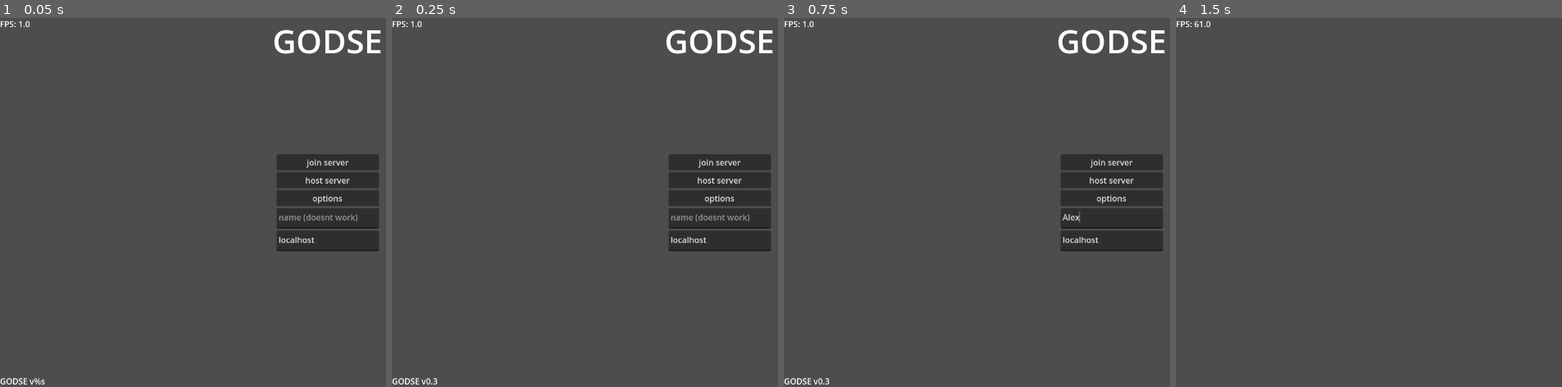
Above: before the commit, frames 1-4 (left to right).
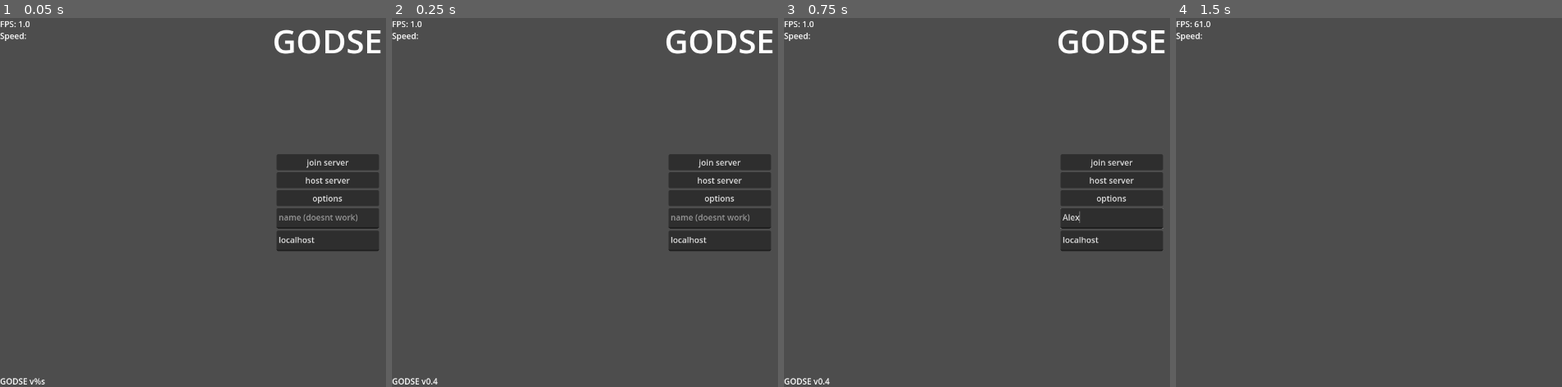
Above: after the commit, the same moments.

Repository: remidu64/GODSE
Game: Godot game, scene res://scenes/State-MainMenuState.tscn
The game is run twice, just before and just after one commit, with the same random seed, the same clock (stepped at 60 frames per second) and the same inputs.
Inputs (mouse positions are in pixels of both pictures, inside the frame that each line leads up to):
- Up to frame 1 (0.05 s): no input
- Up to frame 2 (0.25 s): no input
- Up to frame 3 (0.75 s): click (1112, 217) at 0.52 s; type "Alex" at 0.6 s
- Up to frame 4 (1.5 s): click "join server" at 1.25 s

The runs differ from the first frame. In frame 1, less than 0.1% of the frame differs, in the area x 0-7%, y 4-7%; in frame 2, less than 0.1%, in the area x 0-12%, y 4-100%; in frame 3, less than 0.1%; in frame 4, less than 0.1%.

Commit message:
changed version number uwu

Diff:
--- a/autoload/Autoload-GameInfo.gd
+++ b/autoload/Autoload-GameInfo.gd
@@ -1,6 +1,6 @@
 extends Node
 
-var gameVersion = "0.3"
+var gameVersion = "0.4"
 
 # Called when the node enters the scene tree for the first time.
 func _ready() -> void:
--- a/autoload/Autoload-Global.gd
+++ b/autoload/Autoload-Global.gd
@@ -3,6 +3,7 @@
 signal play_state_loaded
 
 @onready var DebugLabel: Label = $DebugLabel
+@onready var DebugLabel2: Label = $DebugLabel2
 
 func _process(delta):
 	DebugLabel.text = "FPS: %s" % Engine.get_frames_per_second()
--- a/autoload/Autoload-Global.tscn
+++ b/autoload/Autoload-Global.tscn
@@ -10,3 +10,10 @@
 offset_right = 40.0
 offset_bottom = 23.0
 text = "FPS:"
+
+[node name="DebugLabel2" type="Label" parent="."]
+z_index = 10
+offset_top = 23.0
+offset_right = 40.0
+offset_bottom = 46.0
+text = "Speed:"
Not shown, changed: export_presets.cfg
